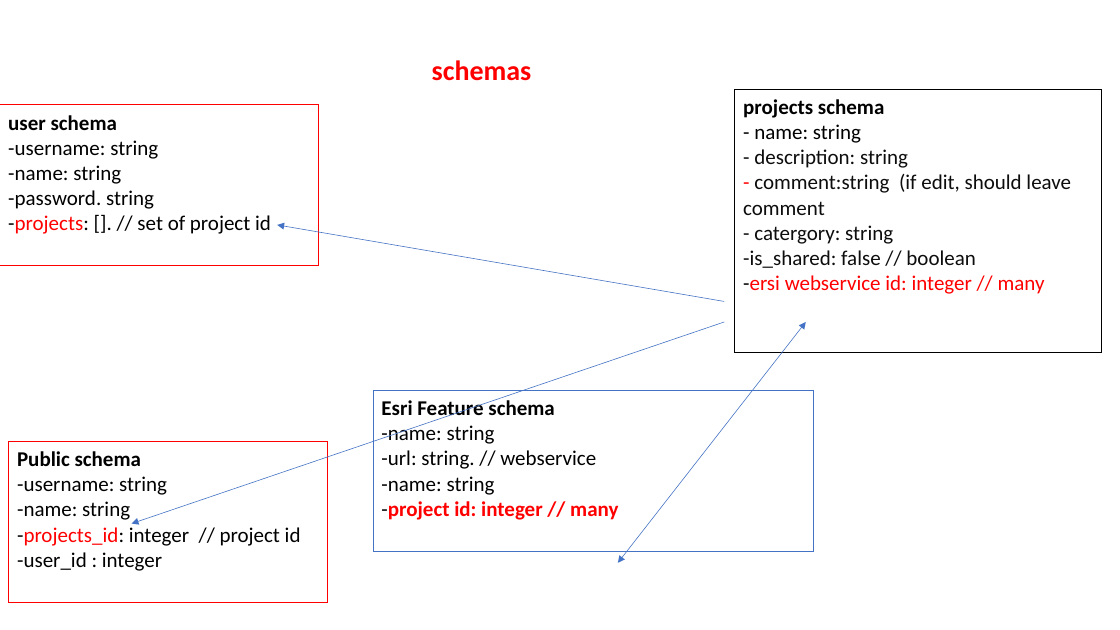
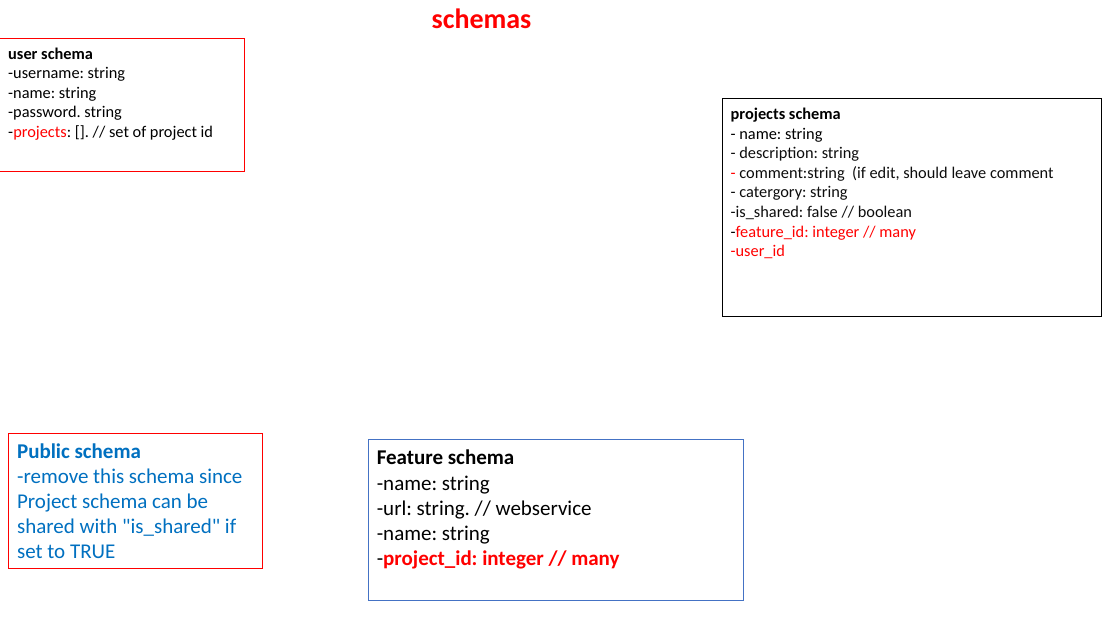
Before and after one commit to annguye2/geospatial-online-project, a slide deck: slide 2 of Geospatial Online Project.pptx. Drawn at 1120x630 pixels with LibreOffice and Linux fonts; fonts in the diff are those of the drawing. Boxes give left, top, right and bottom in pixels: in the first picture for what was removed or moved away, otherwise in the second. Text is boxed around its words. In the diff, an @@ line names an element or a change of style, - is before the commit and + after.

```diff
--- a/Geospatial Online Project.pptx
+++ b/Geospatial Online Project.pptx
@@ title "schemas": place and size @@
-title "schemas" at [432, 60, 532, 81]
+title "schemas" at [432, 8, 532, 29]
@@ rectangle "user schema": place and size @@
-rectangle "user schema" at [0, 105, 318, 266]
+rectangle "user schema" at [0, 39, 245, 171]
@@ rectangle "user schema" at [0, 39, 245, 171]: size 18 to 14 pt @@
@@ rectangle "projects schema": place and size @@
-rectangle "projects schema" at [735, 89, 1102, 352]
+rectangle "projects schema" at [723, 99, 1102, 317]
@@ text in rectangle at [731, 107, 1054, 220]: size 18 to 14 pt in "projects schema", "- name: string", "- description: string", "- comment:string (if edit, should leave comment" and 2 more places @@
@@ arrow removed from (724, 302) to (277, 225) @@
@@ text in rectangle at [731, 225, 916, 259]: text changed; size 18 to 14 pt @@
--ersi webservice id: integer // many
+-feature_id: integer // many
+-user_id
@@ arrow removed from (724, 322) to (132, 523) @@
@@ double arrow removed from (618, 563) to (806, 322) @@
@@ rectangle "Public schema": place and size @@
-rectangle "Public schema" at [9, 442, 328, 603]
+rectangle "Public schema" at [9, 434, 263, 570]
@@ text in rectangle at [17, 443, 141, 458]: text colour #000000 to #0070C0 in "Public schema" @@
@@ rectangle "Feature schema": place and size @@
-rectangle "Feature schema" at [373, 391, 813, 552]
+rectangle "Feature schema" at [369, 439, 744, 601]
@@ text in rectangle at [377, 449, 514, 464]: text changed @@
-Esri Feature schema
+Feature schema
@@ text in rectangle at [17, 468, 242, 558]: text changed; text colour #000000 to #0070C0 @@
--username: string
--name: string
--projects_id: integer // project id
--user_id : integer
+-remove this schema since Project schema can be shared with "is_shared" if set to TRUE
@@ text in rectangle at [377, 550, 619, 569]: text changed @@
--project id: integer // many
+-project_id: integer // many
```
Also in this commit, not shown: 16 other files.
